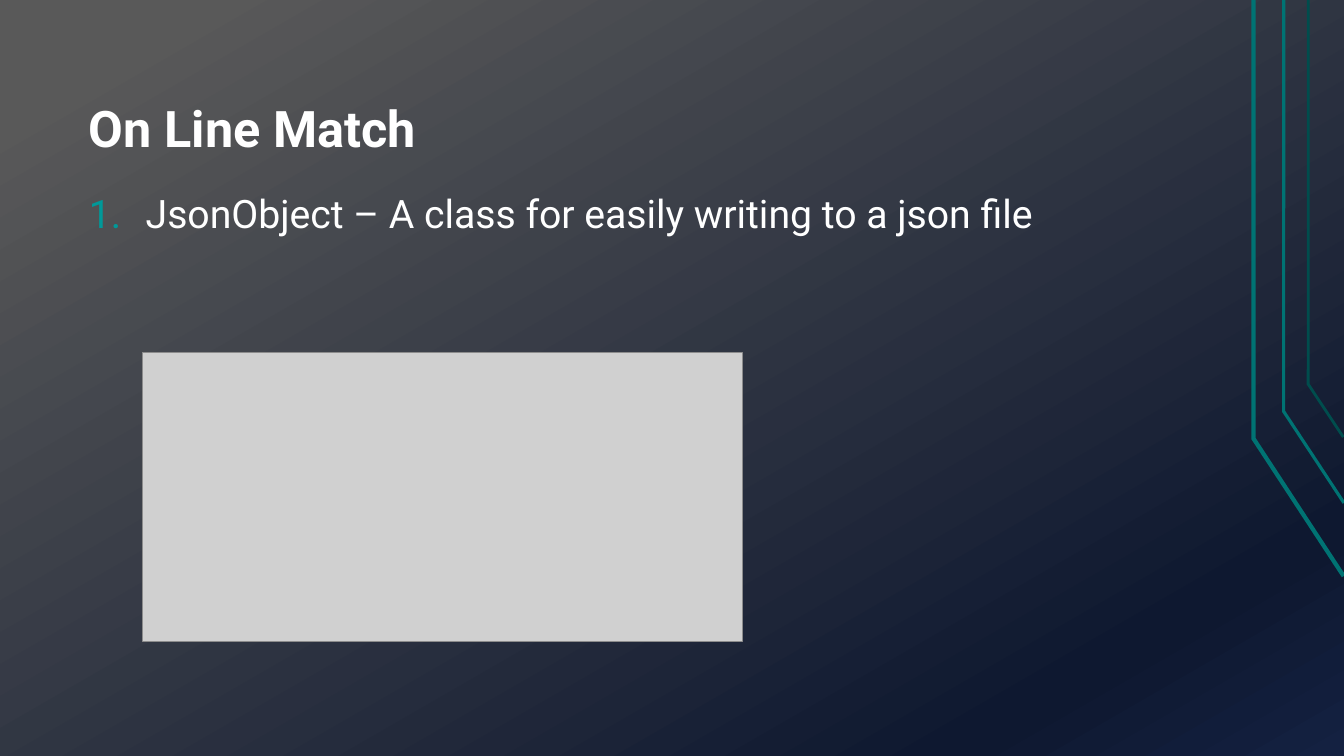
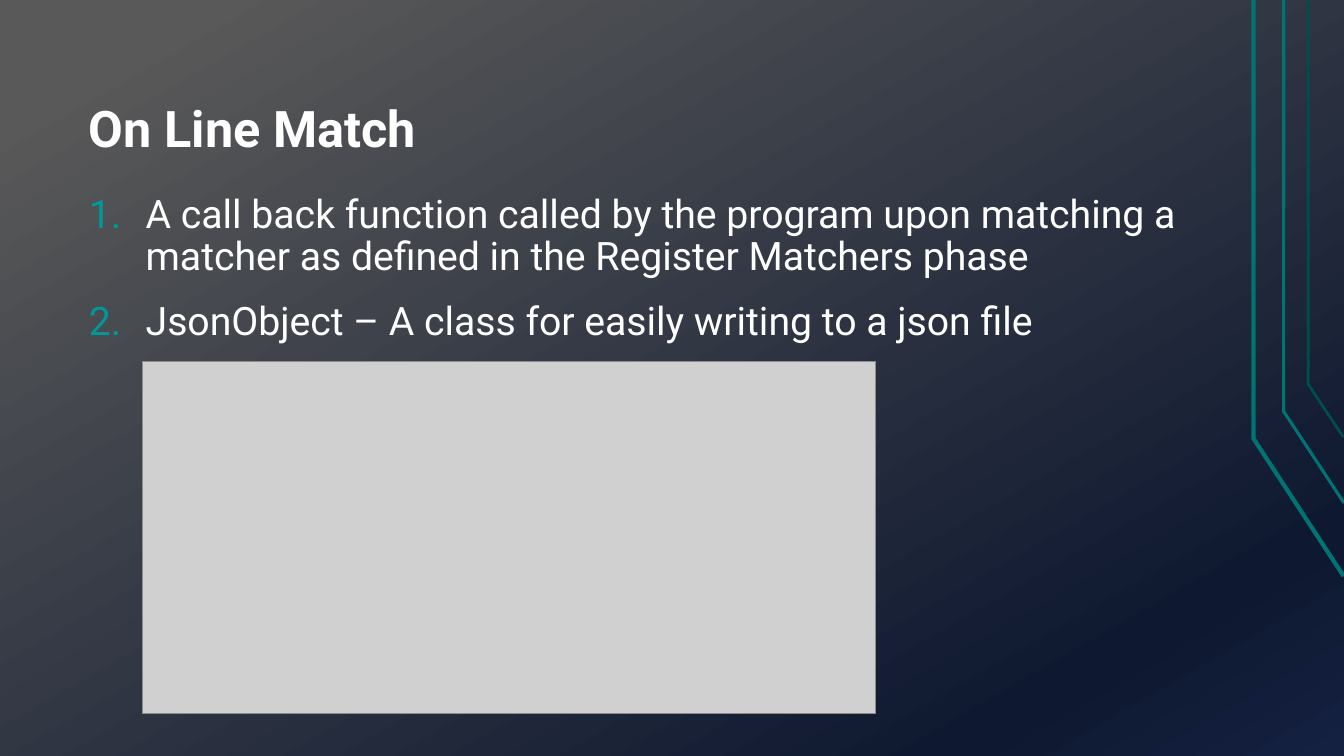
Before and after one commit to TechnionTDK/jbs-text2json, a slide deck: slide 12 of Text2Json.pptx (slide 6 before the commit). Drawn at 1344x756 pixels with LibreOffice and Linux fonts; fonts in the diff are those of the drawing; grey boxes stand for pictures. Boxes give left, top, right and bottom in pixels: in the first picture for what was removed or moved away, otherwise in the second. Text is boxed around its words. In the diff, an @@ line names an element or a change of style, - is before the commit and + after.

```diff
--- a/Text2Json.pptx
+++ b/Text2Json.pptx
@@ text at (x1=146, y1=198, x2=1175, y2=278): paragraph added @@
+1. A call back function called by the program upon matching a matcher as defined in the Register Matchers phase
@@ picture resized from (x1=142, y1=353, x2=742, y2=641) to (x1=142, y1=361, x2=875, y2=714) @@
```
Also in this commit, not shown: 7 other slides changed, 5 slides added, 1 slide removed.
